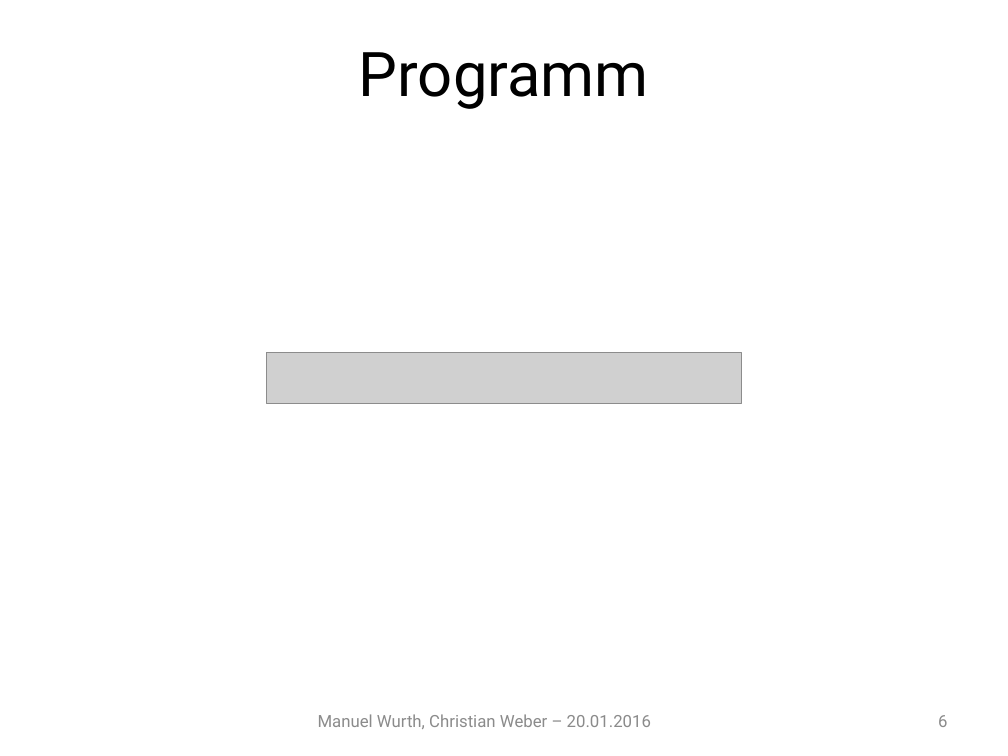
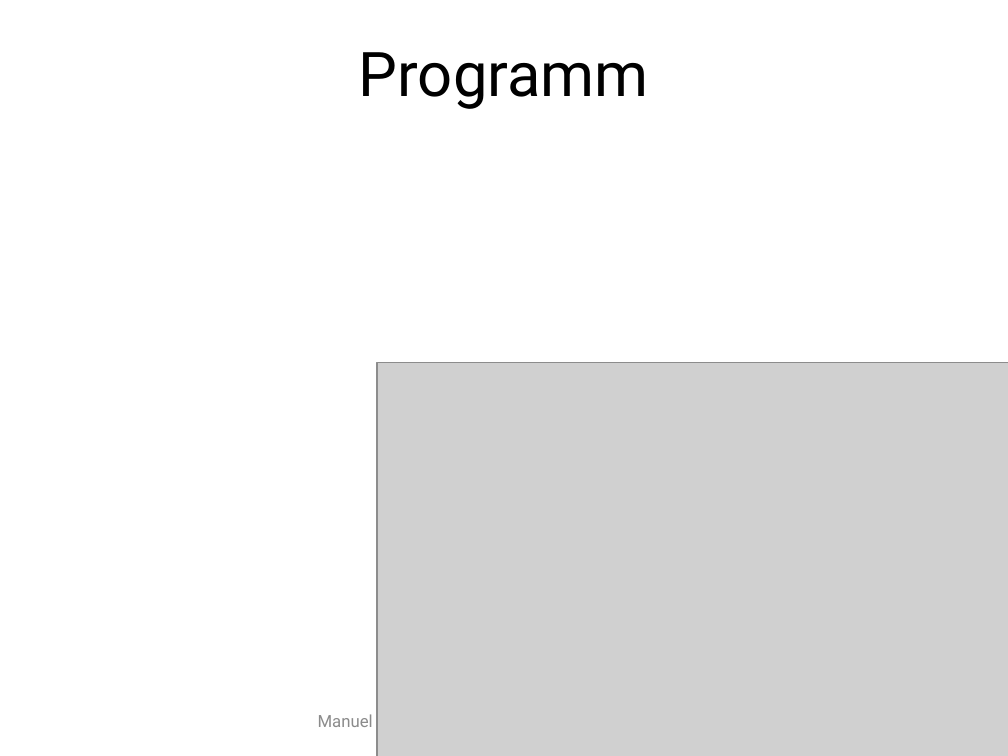
Before and after one commit to Mudvayne/FischertechnikSimulator, a slide deck: slide 6 of Documentation/Präsentation/Präsentation.pptx. Drawn at 1008x756 pixels with LibreOffice and Linux fonts; fonts in the diff are those of the drawing; grey boxes stand for pictures; background and template pictures are left out. Boxes give left, top, right and bottom in pixels: in the first picture for what was removed or moved away, otherwise in the second. Text is boxed around its words. In the diff, an @@ line names an element or a change of style, - is before the commit and + after.

Commit message:
Replaced Pictures of Code with Word representations

```diff
--- a/Documentation/Präsentation/Präsentation.pptx
+++ b/Documentation/Präsentation/Präsentation.pptx
@@ picture removed at <box>267,352,742,403</box> @@
@@ picture added at <box>377,362,1008,756</box> @@
@@ page number removed at <box>938,715,947,727</box> @@
-6
```
Also in this commit, not shown: 5 other slides changed.
